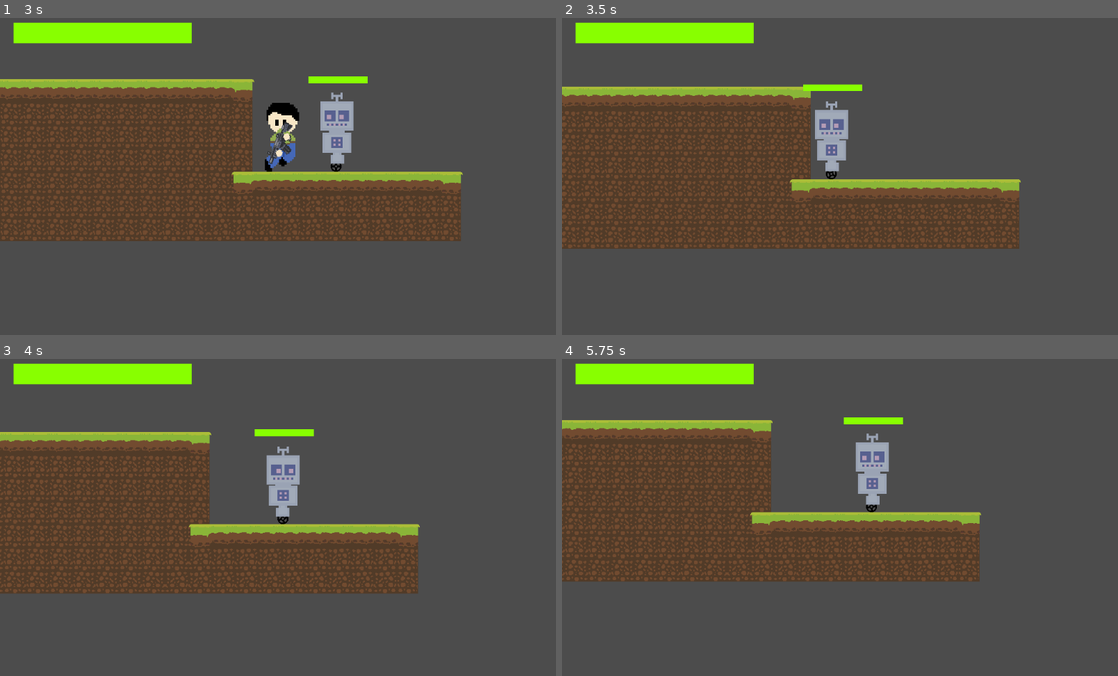
Above: before the commit, frames 1-4 (two rows, left to right).
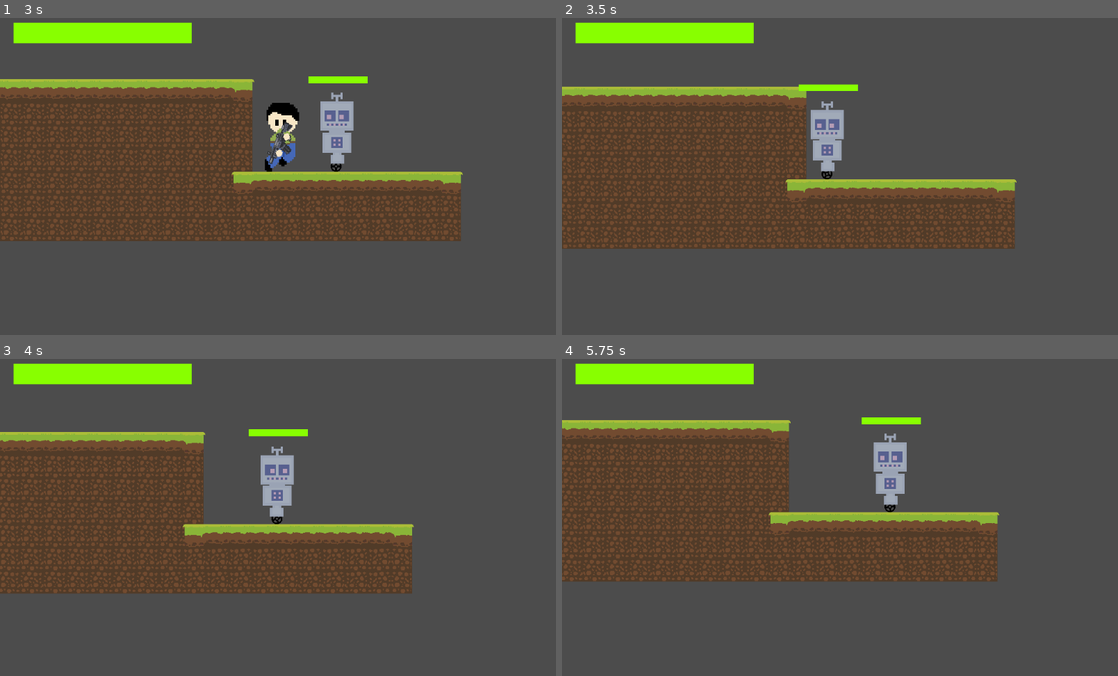
Above: after the commit, the same moments.

Repository: megarubber/green
Game: Godot game, scene res://levels/TestLevel.tscn
The game is run twice, just before and just after one commit, with the same random seed, the same clock (stepped at 60 frames per second) and the same inputs.
Inputs (mouse positions are in pixels of both pictures, inside the frame that each line leads up to):
- Up to frame 1 (3 s): move the mouse to (400, 157) at 0.52 s; hold Right (ui_right) 0.53-2.03 s; tap Up (ui_up) at 0.77, 1.52 s; move the mouse to (166, 189) at 1.27 s; move the mouse to (333, 100) at 2.02 s; hold Left (ui_left) 2.03-2.78 s; move the mouse to (250, 236) at 2.77 s; hold Right (ui_right) from 2.78 s (still down)
- Up to frame 2 (3.5 s): keep holding Right (ui_right); tap Up (ui_up) at 3.02 s
- Up to frame 3 (4 s): keep holding Right (ui_right); move the mouse to (444, 561) at 3.52 s; tap Up (ui_up) at 3.77 s
- Up to frame 4 (5.75 s): move the mouse to (673, 463) at 4.27 s; release Right (ui_right) at 4.28 s; hold Left (ui_left) 4.28-5.03 s; tap Up (ui_up) at 4.52 s; move the mouse to (867, 514) at 5.02 s; hold Right (ui_right) from 5.03 s (still down)

Frame 1 is identical in both runs. In frame 2, 8.6% of the frame differs, in the area x 0-83%, y 20-73%; in frame 3, 7.4%; in frame 4, 9.8%, in the area x 0-79%, y 18-71%.

Commit message:
style: player's eyes damage

Diff:
--- a/player/Player.gd
+++ b/player/Player.gd
@@ -9,7 +9,7 @@
 
 # General Variables
 var motion = Vector2()
-export var knockback = 8000
+export var knockback = 15000
 export var knockup = 100
 var hit = false
 
@@ -20,6 +20,7 @@
 onready var animation = $AnimationPlayer
 onready var screen_shake = $Camera/Screenshake
 onready var damage_area = $DamageArea
+onready var anim_eyes = $HeadSprite/AnimationEyes
 
 func _ready() -> void:
 	z_index = -2
@@ -89,6 +90,7 @@
 	gun.visible = value
 
 func blink() -> void:
+	anim_eyes.play("damage")
 	player_visible(false)
 	yield(get_tree().create_timer(0.05), "timeout")
 	player_visible(true)
@@ -99,5 +101,6 @@
 		player_visible(true)
 		yield(get_tree().create_timer(0.1), "timeout")
 		player_visible(false)
+	anim_eyes.play("blinking")
 	player_visible(true)
 	hit = false
